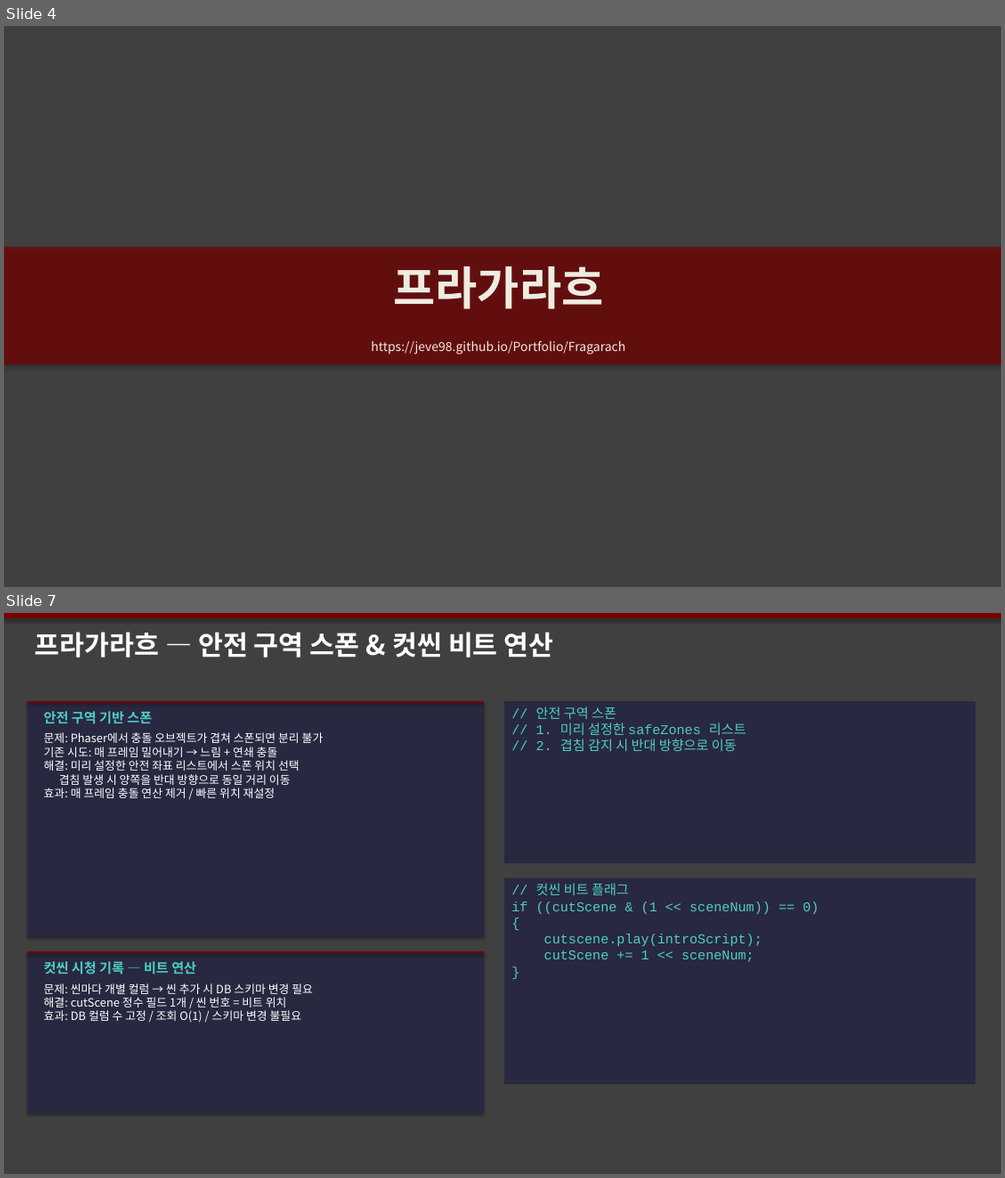
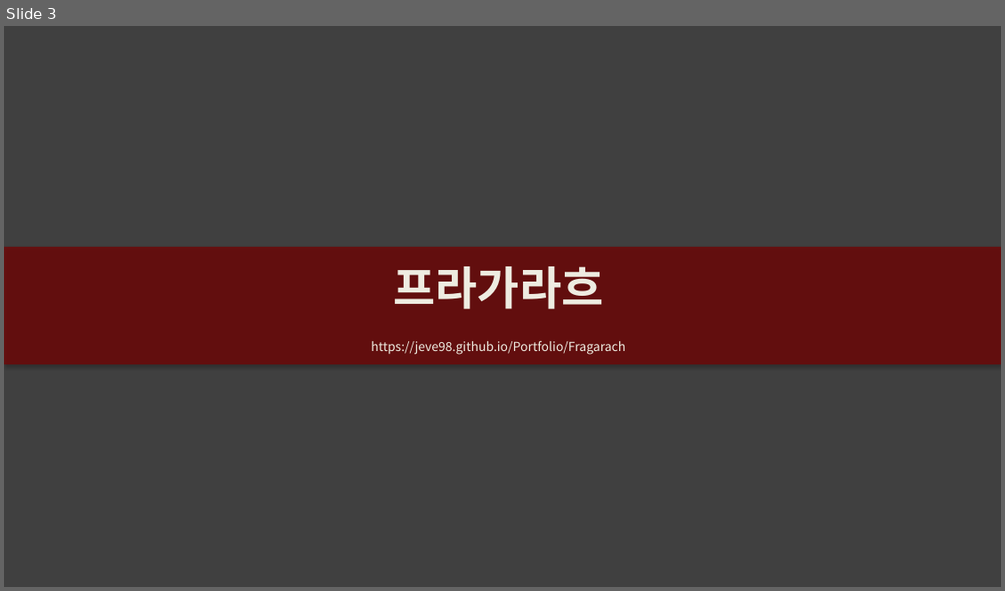
Before and after one commit to Jeve98/Portfolio, a slide deck: 포트폴리오개선안/프로젝트_포트폴리오.pptx. Shown one above the other, each under a label of ours: slides 4 and 7 before the commit, slide 3 after it; the slides between them are not shown. The pictures are 1005x1178 and 1005x591 pixels, drawn with LibreOffice and Linux fonts; fonts in the diff are those of the drawing. Boxes give left, top, right and bottom in pixels: in the first picture for what was removed or moved away, otherwise in the second. Text is boxed around its words. In the diff, an @@ line names an element or a change of style, - is before the commit and + after.

```diff
--- a/포트폴리오개선안/프로젝트_포트폴리오.pptx
+++ b/포트폴리오개선안/프로젝트_포트폴리오.pptx
@@ slide 7 removed at box(4, 613, 1001, 1174), background #404040 @@
@@ rectangle removed at box(4, 613, 1001, 618) @@
@@ text removed at box(35, 632, 554, 657) @@
-프라가라흐 — 안전 구역 스폰 & 컷씬 비트 연산
@@ rectangle removed at box(27, 701, 484, 937) @@
@@ rectangle removed at box(27, 701, 484, 703) @@
@@ text removed at box(44, 711, 152, 724) @@
-안전 구역 기반 스폰
@@ rectangle removed at box(504, 701, 975, 863) @@
-// 안전 구역 스폰
-// 1. 미리 설정한 safeZones 리스트
-// 2. 겹침 감지 시 반대 방향으로 이동
@@ text removed at box(44, 732, 324, 798) @@
-문제: Phaser에서 충돌 오브젝트가 겹쳐 스폰되면 분리 불가
-기존 시도: 매 프레임 밀어내기 → 느림 + 연쇄 충돌
-해결: 미리 설정한 안전 좌표 리스트에서 스폰 위치 선택
-겹침 발생 시 양쪽을 반대 방향으로 동일 거리 이동
-효과: 매 프레임 충돌 연산 제거 / 빠른 위치 재설정
@@ rectangle removed at box(504, 877, 975, 1084) @@
-// 컷씬 비트 플래그
-if ((cutScene & (1 << sceneNum)) == 0)
-{
-cutscene.play(introScript);
-cutScene += 1 << sceneNum;
-}
@@ rectangle removed at box(27, 952, 484, 1114) @@
@@ rectangle removed at box(27, 952, 484, 953) @@
@@ text removed at box(44, 961, 196, 974) @@
-컷씬 시청 기록 — 비트 연산
@@ text removed at box(44, 983, 313, 1022) @@
-문제: 씬마다 개별 컬럼 → 씬 추가 시 DB 스키마 변경 필요
-해결: cutScene 정수 필드 1개 / 씬 번호 = 비트 위치
-효과: DB 컬럼 수 고정 / 조회 O(1) / 스키마 변경 불필요
@@ what was slide 4 is now slide 3 @@
```
Also in this commit, not shown: 3 slides changed, 2 slides added, 3 other slides removed, 1 other file.
